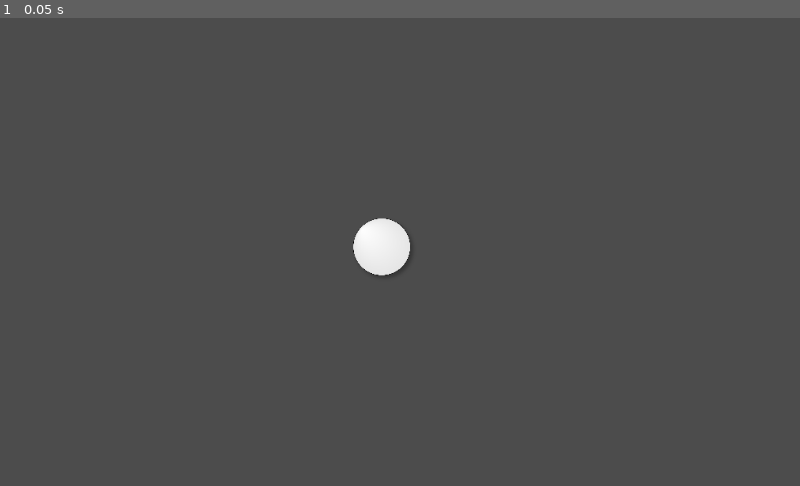
Above: before the commit, frame 1.
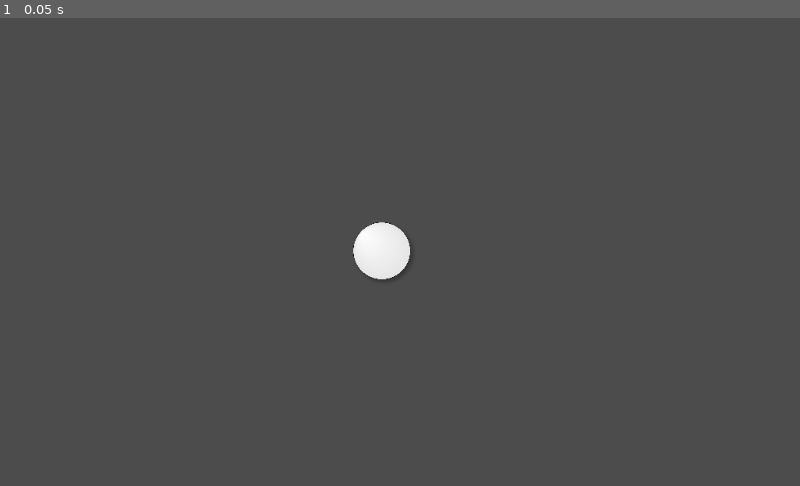
Above: after the commit, the same moment.

Repository: unfa/meg
Game: Godot game, scene res://World.tscn
Two runs of this game, one before a commit and one after it. Both use one fixed random seed, a clock stepped at 60 frames per second and the inputs below.
Inputs:
- Up to frame 1 (0.05 s): no input

The runs differ from the first frame. In frame 1, 0.2% of the frame differs, in the area x 44-52%, y 42-56%.

Commit message:
Added input map for WSAD keys.

Diff:
--- /dev/null
+++ b/Game/Player.gd
@@ -0,0 +1,18 @@
+extends Node2D
+
+# class member variables go here, for example:
+# var a = 2
+# var b = "textvar"
+
+func _ready():
+	# Called every time the node is added to the scene.
+	# Initialization here
+	pass
+
+#func _process(delta):
+#	# Called every frame. Delta is time since last frame.
+#	# Update game logic here.
+#	pass
+
+func _fixedprocess(delta):
+	print(delta)
--- a/Game/World.tscn
+++ b/Game/World.tscn
@@ -1,9 +1,10 @@
-[gd_scene load_steps=6 format=2]
+[gd_scene load_steps=7 format=2]
 
-[ext_resource path="res://Player.png" type="Texture" id=1]
-[ext_resource path="res://C.ogg" type="AudioStream" id=2]
-[ext_resource path="res://E.ogg" type="AudioStream" id=3]
-[ext_resource path="res://G.ogg" type="AudioStream" id=4]
+[ext_resource path="res://Player.gd" type="Script" id=1]
+[ext_resource path="res://Player.png" type="Texture" id=2]
+[ext_resource path="res://C.ogg" type="AudioStream" id=3]
+[ext_resource path="res://E.ogg" type="AudioStream" id=4]
+[ext_resource path="res://G.ogg" type="AudioStream" id=5]
 
 [sub_resource type="CircleShape2D" id=1]
 
@@ -16,14 +17,15 @@
 
 position = Vector2( 488.639, 293.429 )
 scale = Vector2( 0.2, 0.2 )
+script = ExtResource( 1 )
+__meta__ = {
+"_edit_group_": true
+}
 
 [node name="Sprite" type="Sprite" parent="Player" index="0"]
 
-scale = Vector2( 1, 1 )
-texture = ExtResource( 1 )
-__meta__ = {
-"_edit_group_": true
-}
+position = Vector2( 0, 25.8118 )
+texture = ExtResource( 2 )
 
 [node name="Area2D" type="Area2D" parent="Player/Sprite" index="0"]
 
@@ -37,12 +39,11 @@
 
 [node name="CollisionShape2D" type="CollisionShape2D" parent="Player/Sprite/Area2D" index="0"]
 
-scale = Vector2( 1, 1 )
 shape = SubResource( 1 )
 
 [node name="Sound C" type="Node2D" parent="." index="1"]
 
-position = Vector2( -958.416, -303.891 )
+position = Vector2( -959.644, -303.891 )
 __meta__ = {
 "_edit_group_": true
 }
@@ -50,11 +51,11 @@
 [node name="AudioStreamPlayer2D" type="AudioStreamPlayer2D" parent="Sound C" index="0"]
 
 position = Vector2( 21.2886, -40.8112 )
-stream = ExtResource( 2 )
+stream = ExtResource( 3 )
 volume_db = -25.05
 autoplay = true
 max_distance = 2000.0
-attenuation = 1.0
+attenuation = 2.54912
 bus = "Master"
 area_mask = 1
 
@@ -68,11 +69,11 @@
 [node name="AudioStreamPlayer2D" type="AudioStreamPlayer2D" parent="Sound E" index="0"]
 
 position = Vector2( 21.2886, -40.8112 )
-stream = ExtResource( 3 )
+stream = ExtResource( 4 )
 volume_db = -25.05
 autoplay = true
 max_distance = 2000.0
-attenuation = 1.0
+attenuation = 2.54912
 bus = "Master"
 area_mask = 1
 
@@ -86,10 +87,10 @@
 [node name="AudioStreamPlayer2D" type="AudioStreamPlayer2D" parent="Sound G" index="0"]
 
 position = Vector2( 21.2886, -40.8112 )
-stream = ExtResource( 4 )
+stream = ExtResource( 5 )
 volume_db = -25.05
 autoplay = true
 max_distance = 2000.0
-attenuation = 1.0
+attenuation = 2.54914
 bus = "Master"
 area_mask = 1
--- a/Game/project.godot
+++ b/Game/project.godot
@@ -14,6 +14,17 @@
 run/main_scene="res://World.tscn"
 config/icon="res://icon.png"
 
+[input]
+
+move_up=[ Object(InputEventKey,"resource_local_to_scene":false,"resource_name":"","device":0,"alt":false,"shift":false,"control":false,"meta":false,"command":false,"pressed":false,"scancode":87,"unicode":0,"echo":false,"script":null)
+ ]
+move_down=[ Object(InputEventKey,"resource_local_to_scene":false,"resource_name":"","device":0,"alt":false,"shift":false,"control":false,"meta":false,"command":false,"pressed":false,"scancode":83,"unicode":0,"echo":false,"script":null)
+ ]
+move_left=[ Object(InputEventKey,"resource_local_to_scene":false,"resource_name":"","device":0,"alt":false,"shift":false,"control":false,"meta":false,"command":false,"pressed":false,"scancode":65,"unicode":0,"echo":false,"script":null)
+ ]
+move_right=[ Object(InputEventKey,"resource_local_to_scene":false,"resource_name":"","device":0,"alt":false,"shift":false,"control":false,"meta":false,"command":false,"pressed":false,"scancode":68,"unicode":0,"echo":false,"script":null)
+ ]
+
 [rendering]
 
 environment/default_environment="res://default_env.tres"
